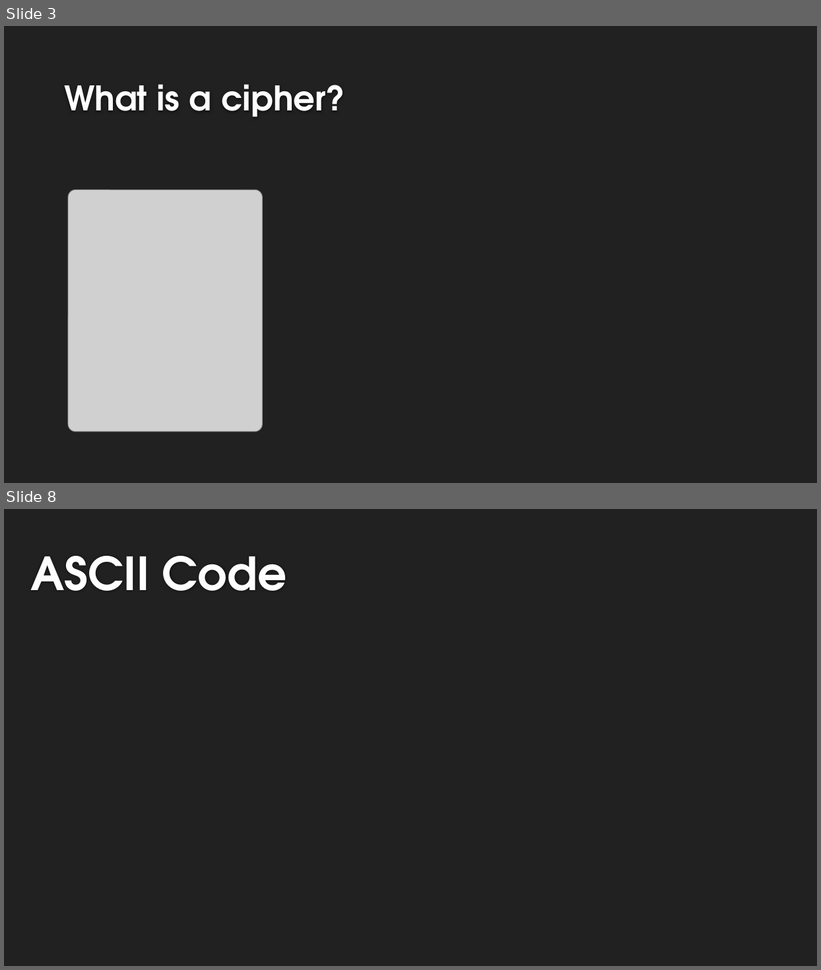
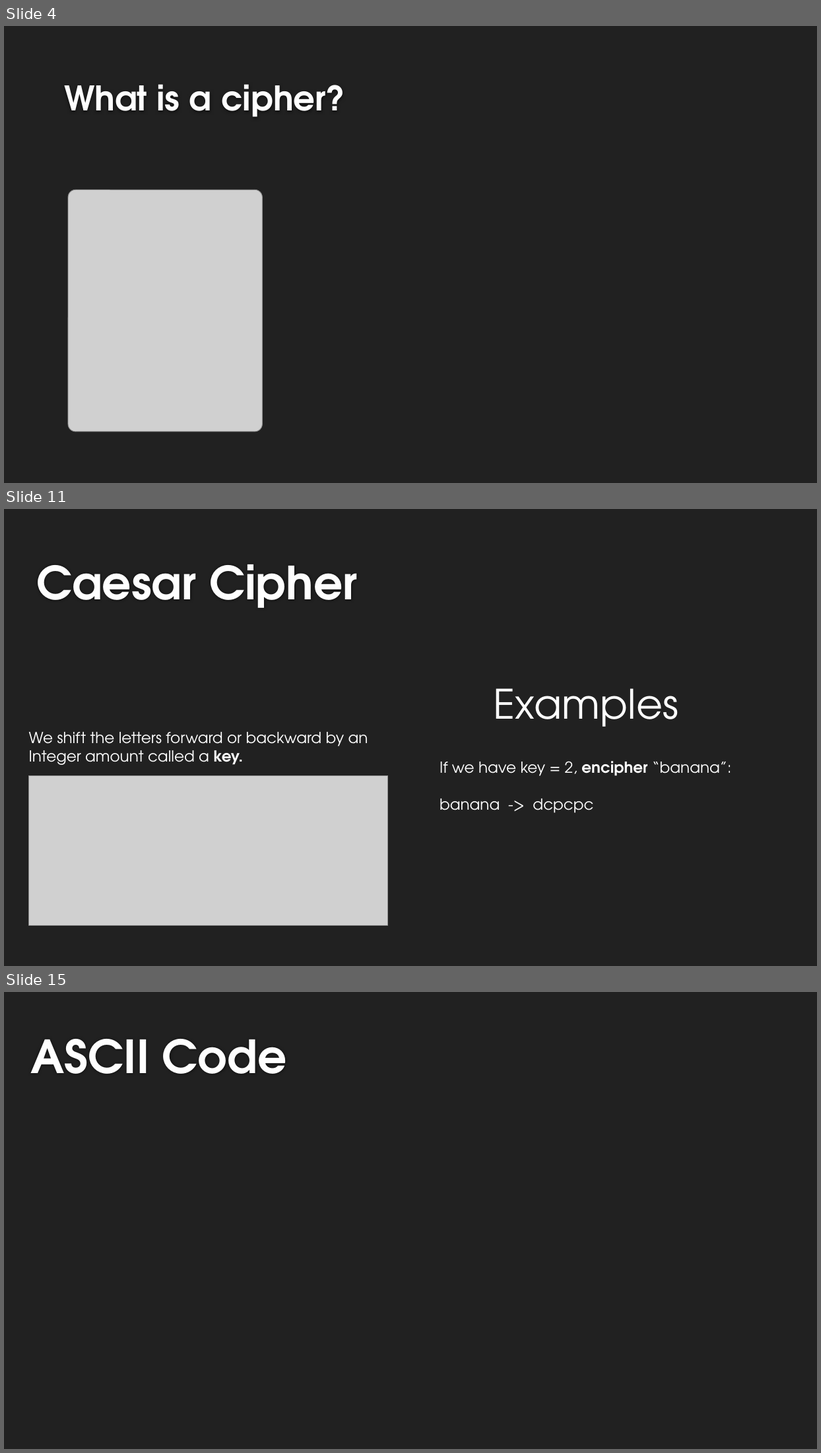
Before and after one commit to lexcass/UATeachLesson3, a slide deck: Lesson3.pptx. Shown one above the other, each under a label of ours: slides 3 and 8 before the commit, slides 4, 11 and 15 after it; the slides between them are not shown. The pictures are 821x970 and 821x1453 pixels, drawn with LibreOffice and Linux fonts; fonts in the diff are those of the drawing; grey boxes stand for pictures; background and template pictures are left out. Boxes give left, top, right and bottom in pixels: in the first picture for what was removed or moved away, otherwise in the second. Text is boxed around its words. In the diff, an @@ line names an element or a change of style, - is before the commit and + after.

```diff
--- a/Lesson3.pptx
+++ b/Lesson3.pptx
@@ slide 11 added at (4,509,817,966), background #212121 @@
@@ title added at (36,564,358,608), 54 pt, text #FEFEFE, bold @@
+Caesar Cipher
@@ text added at (494,689,679,727), 48 pt, text #F5F6F7 @@
+Examples
@@ text added at (29,732,368,765), 18 pt, text #F5F6F7 @@
+We shift the letters forward or backward by an
+Integer amount called a key.
@@ text added at (440,761,731,813), 18 pt, text #F5F6F7 @@
+If we have key = 2, encipher “banana”:
+banana -> dcpcpc
@@ picture added at (29,776,388,925) @@
@@ what was slide 3 is now slide 4 @@
@@ what was slide 8 is now slide 15 @@
```
Also in this commit, not shown: 9 slides changed, 14 other slides added.
